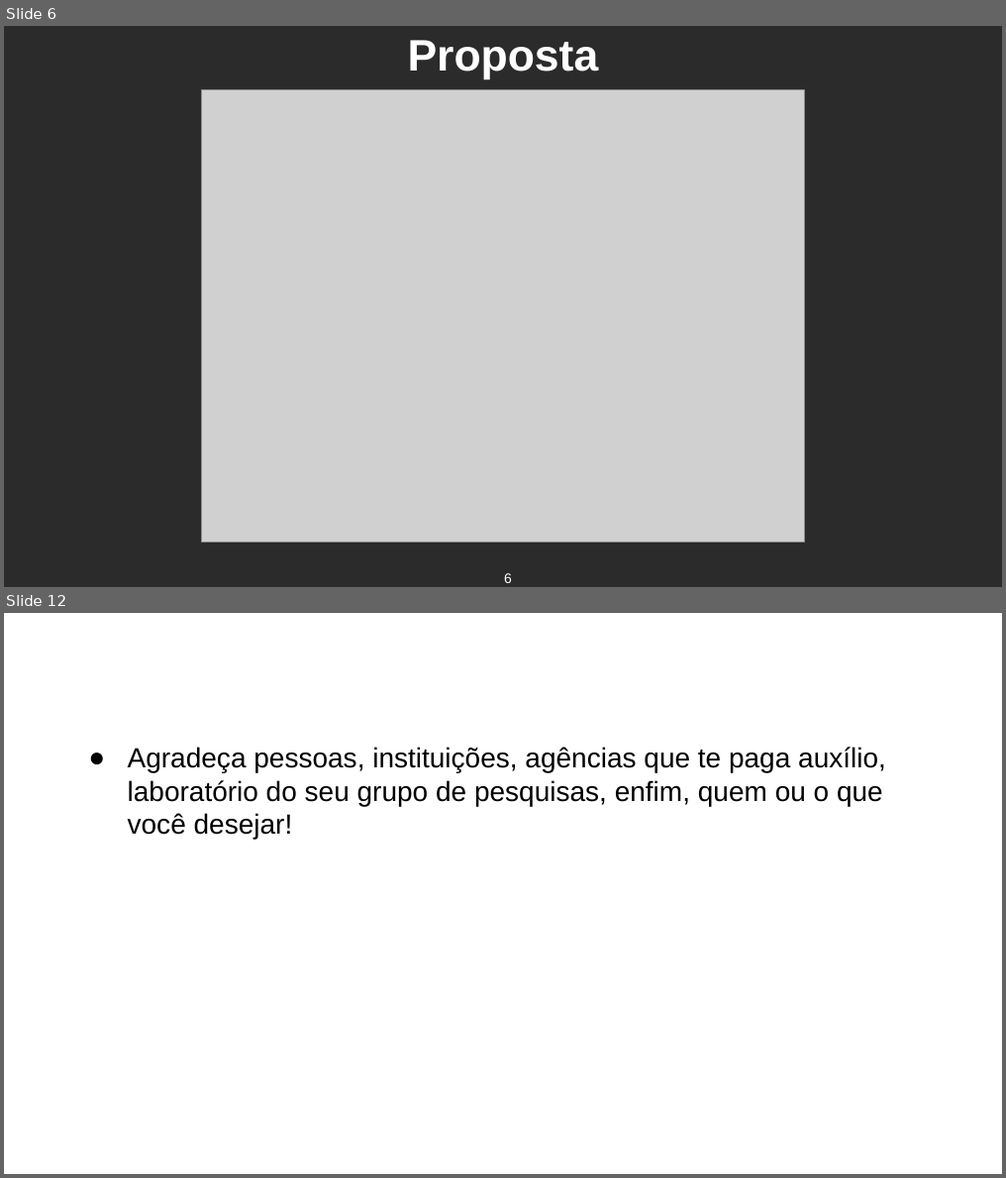
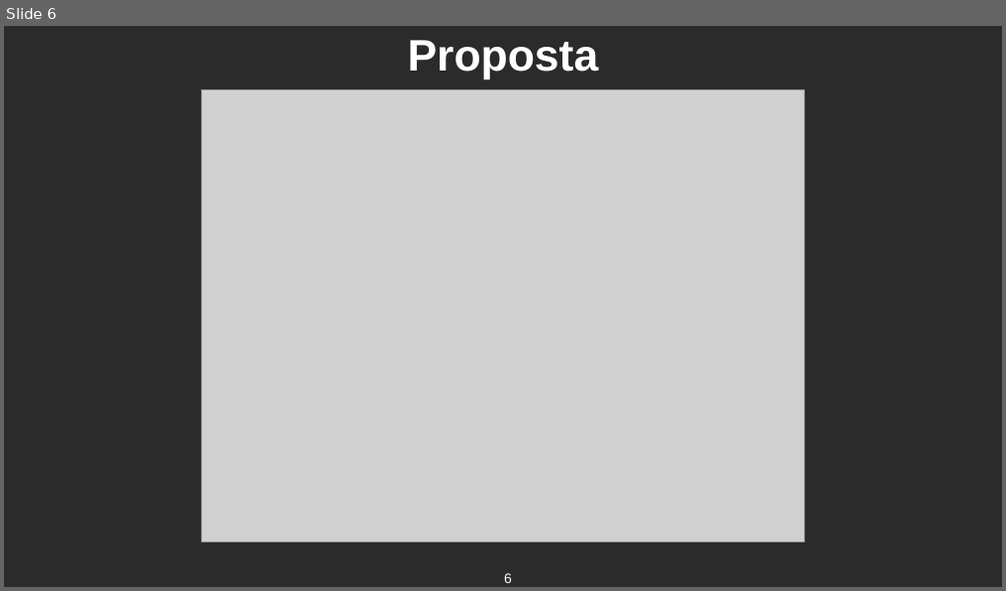
Before and after one commit to NicolasSuzuki/Sing-Language-Translate, a slide deck: Cópia de presentation_template_WIA.pptx. Shown one above the other, each under a label of ours: slides 6 and 12 before the commit, slide 6 after it; the slides between them are not shown. The pictures are 1006x1178 and 1006x591 pixels, drawn with LibreOffice and Linux fonts; fonts in the diff are those of the drawing; grey boxes stand for pictures; background and template pictures are left out; a plain dark background stands for a picture behind light text. Boxes give left, top, right and bottom in pixels: in the first picture for what was removed or moved away, otherwise in the second. Text is boxed around its words. In the diff, an @@ line names an element or a change of style, - is before the commit and + after.

```diff
--- a/Cópia de presentation_template_WIA.pptx
+++ b/Cópia de presentation_template_WIA.pptx
@@ slide 12 removed at (x1=4, y1=613, x2=1002, y2=1174), background picture (left out) @@
@@ title removed at (x1=38, y1=619, x2=968, y2=677) @@
-Agradecimentos
@@ text removed at (x1=128, y1=747, x2=886, y2=840) @@
-● Agradeça pessoas, instituições, agências que te paga auxílio, laboratório do seu grupo de pesquisas, enfim, quem ou o que você desejar!
@@ page number removed at (x1=484, y1=1144, x2=522, y2=1174) @@
-12
```
Also in this commit, not shown: 7 slides changed, 2 slides added, 3 other slides removed.
